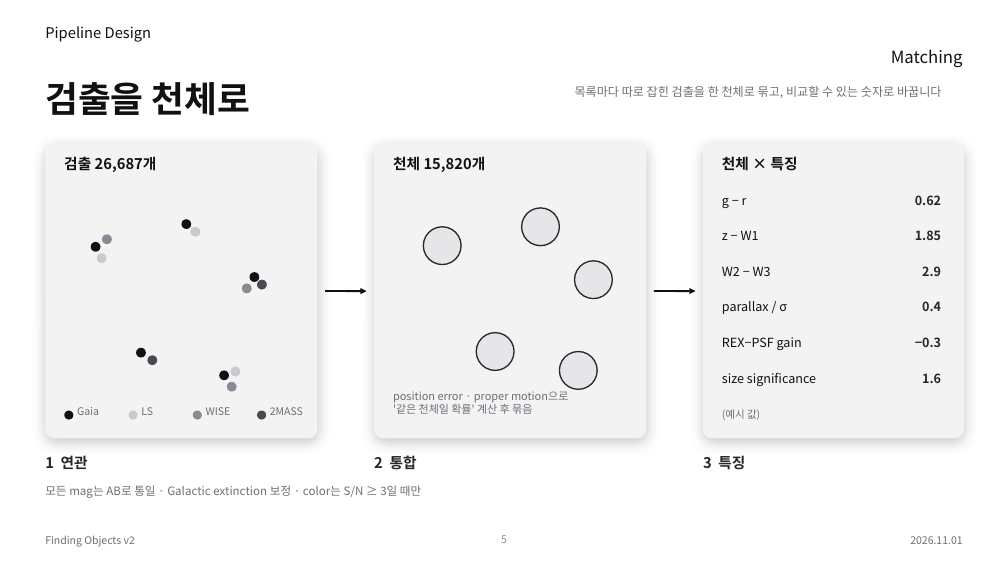
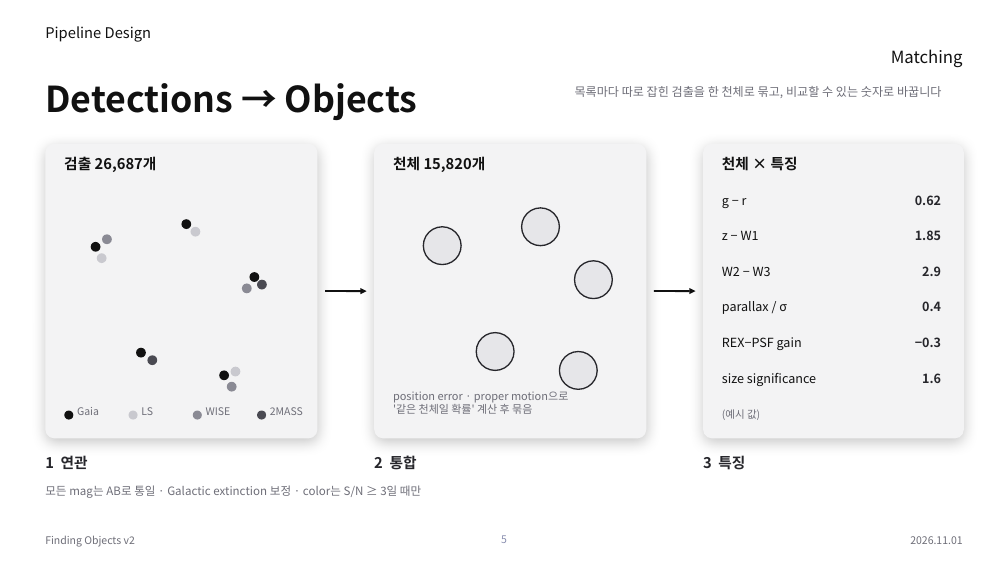
Before and after one commit to Pinchpeach/Finding_objects, a slide deck: slide 5 of v2/document/PIPELINE_STACK_v2.44.0.pptx. Drawn at 1008x567 pixels with LibreOffice and Linux fonts; fonts in the diff are those of the drawing. Boxes give left, top, right and bottom in pixels: in the first picture for what was removed or moved away, otherwise in the second. Text is boxed around its words. In the diff, an @@ line names an element or a change of style, - is before the commit and + after.

```diff
--- a/v2/document/PIPELINE_STACK_v2.44.0.pptx
+++ b/v2/document/PIPELINE_STACK_v2.44.0.pptx
@@ title at box(45, 83, 418, 120): text changed @@
-검출을 천체로
+Detections → Objects
```
Also in this commit, not shown: 11 other slides changed, 1 other file.
